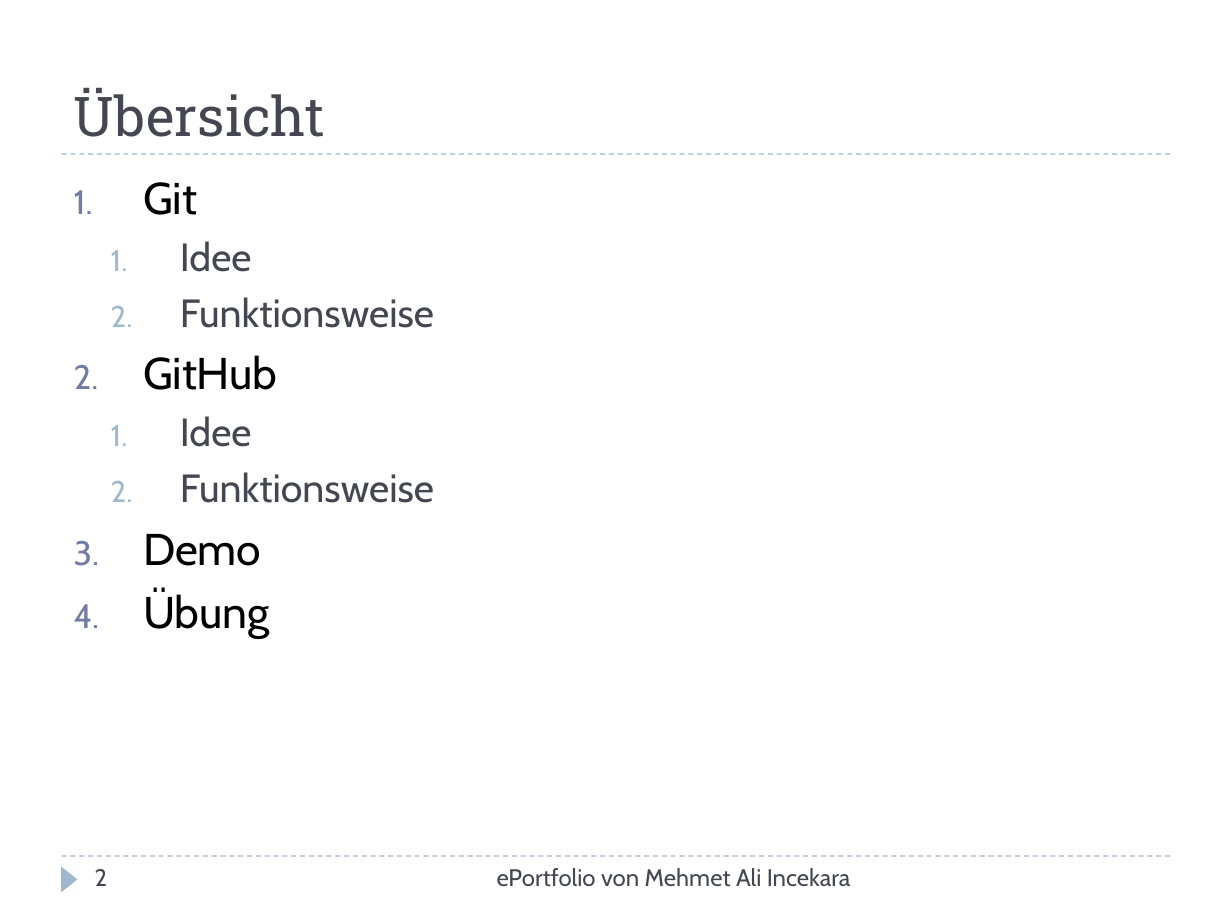
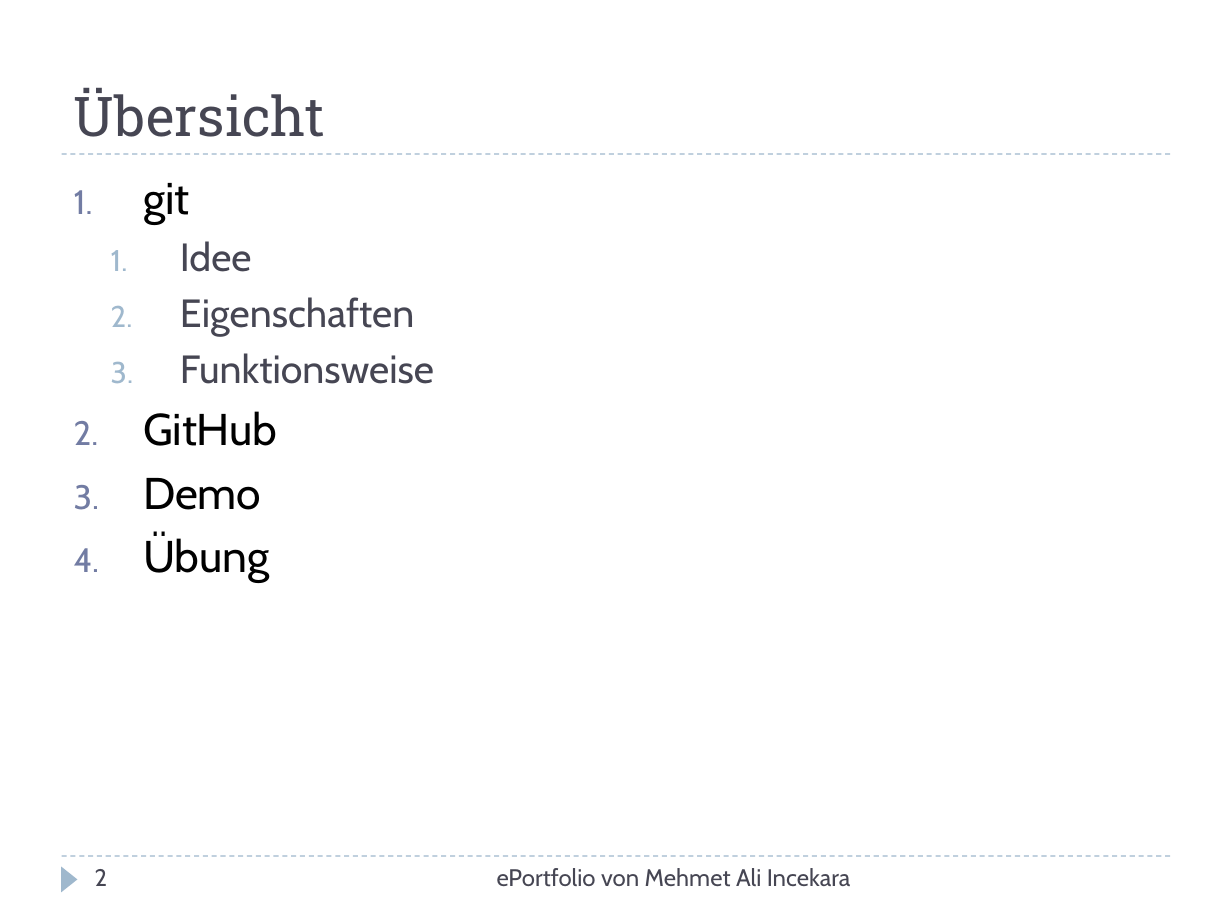
Before and after one commit to xnappy/ePortfolio, a slide deck: slide 2 of Git-und-GitHub.pptx. Drawn at 1232x924 pixels with LibreOffice and Linux fonts; fonts in the diff are those of the drawing. Boxes give left, top, right and bottom in pixels: in the first picture for what was removed or moved away, otherwise in the second. Text is boxed around its words. In the diff, an @@ line names an element or a change of style, - is before the commit and + after.

```diff
--- a/Git-und-GitHub.pptx
+++ b/Git-und-GitHub.pptx
@@ text at <box>143,183,190,225</box>: text changed @@
-1. Git
+1. git
@@ text at <box>180,297,414,336</box>: paragraph added @@
+  2. Eigenschaften
@@ text at <box>180,416,434,503</box>: paragraphs removed @@
-  1. Idee
-  2. Funktionsweise
```
Also in this commit, not shown: 6 other slides changed, 2 slides added.
